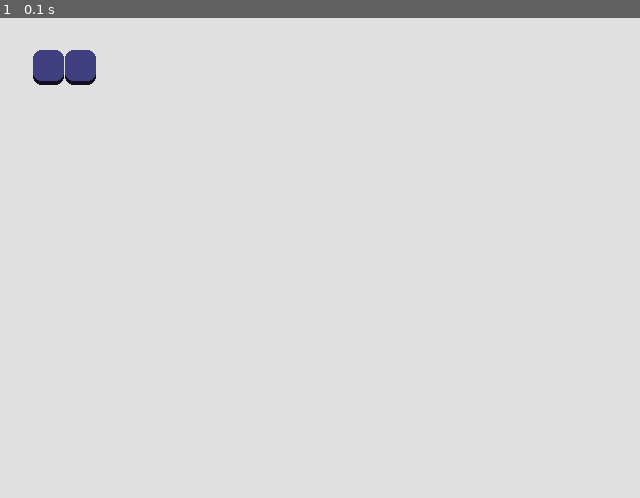
Above: before the commit, frame 1.
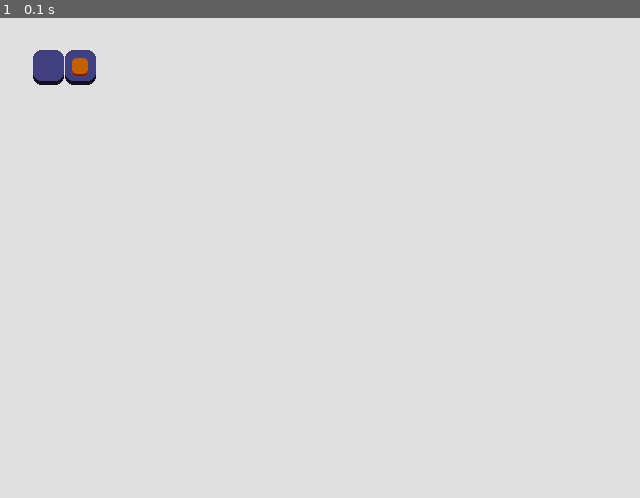
Above: after the commit, the same moment.

Repository: JasonNumberThirteen/pygameSokoban
Game: pygame game, started from sokoban.py
The game is run twice, just before and just after one commit, with the same random seed, the same clock (stepped at 60 frames per second) and the same inputs.
Inputs:
- Up to frame 1 (0.1 s): no input

The runs differ from the first frame. In frame 1, less than 0.1% of the frame differs, in the area x 11-14%, y 8-13%.

Commit message:
Add a class for box object

Diff:
--- /dev/null
+++ b/box.py
@@ -0,0 +1,21 @@
+import pygame
+import tile
+
+BOX_COLOR = (192, 96, 0)
+BOX_SHADE_COLOR = (128, 32, 0)
+BOX_SHADE_OFFSET = 2
+BOX_WIDTH = 16
+BOX_HEIGHT = 16
+BOX_BORDER_RADIUS = 4
+
+class Box(object):
+	def __init__(self, x, y):
+		self.x = x
+		self.y = y
+
+	def draw(self, surface):
+		x = self.x + (tile.TILE_WIDTH - BOX_WIDTH) // 2
+		y = self.y + (tile.TILE_HEIGHT - BOX_HEIGHT) // 2
+
+		pygame.draw.rect(surface, BOX_SHADE_COLOR, pygame.Rect(x, y + BOX_SHADE_OFFSET, BOX_WIDTH, BOX_HEIGHT), 0, BOX_BORDER_RADIUS)
+		pygame.draw.rect(surface, BOX_COLOR, pygame.Rect(x, y, BOX_WIDTH, BOX_HEIGHT), 0, BOX_BORDER_RADIUS)
--- a/sokoban.py
+++ b/sokoban.py
@@ -1,5 +1,6 @@
 import pygame
 import tile
+import box
 
 GAME_TITLE = "Sokoban"
 BASE_RESOLUTION = (640, 480)
@@ -12,11 +13,13 @@
 is_running = True
 tileA = tile.Tile(32, 32)
 tileB = tile.Tile(64, 32)
+boxA = box.Box(64, 32)
 
 while is_running:
 	canvas.fill(BACKGROUND_COLOR)
 	tileA.draw(canvas)
 	tileB.draw(canvas)
+	boxA.draw(canvas)
 
 	for event in pygame.event.get():
 		if event.type == pygame.QUIT:
